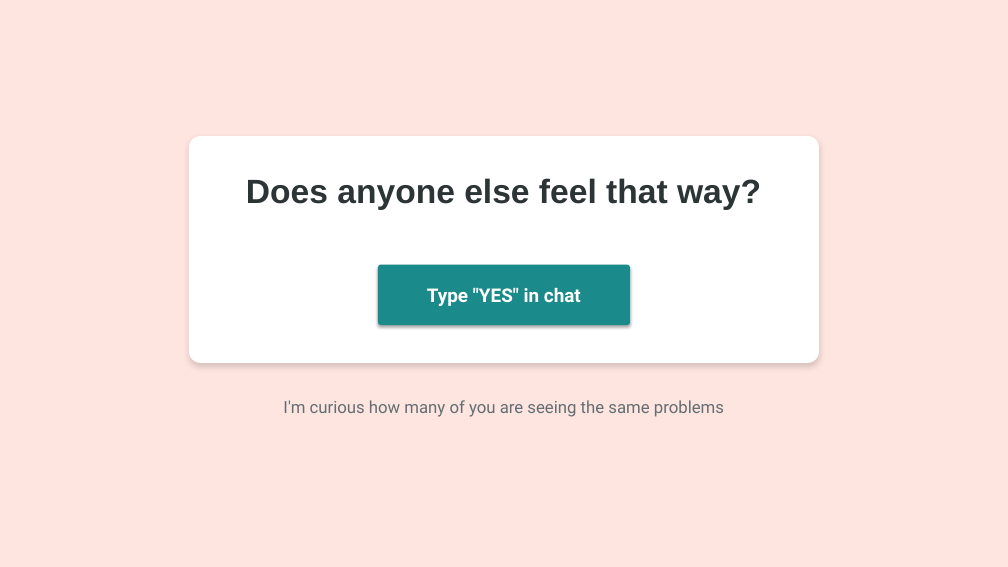
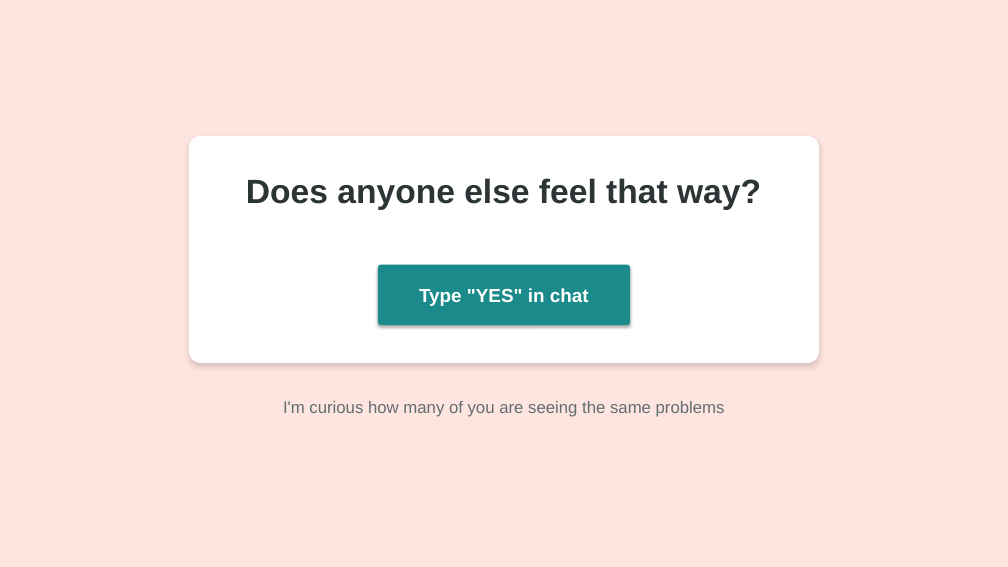
Before and after one commit to seeeadd/webby-slides-bailey, a slide deck: slide 16 of Bailey_Etsy_Reset_Redesign_v1.pptx. Drawn at 1008x567 pixels with LibreOffice and Linux fonts; fonts in the diff are those of the drawing. Boxes give left, top, right and bottom in pixels: in the first picture for what was removed or moved away, otherwise in the second. Text is boxed around its words. In the diff, an @@ line names an element or a change of style, - is before the commit and + after.

```diff
--- a/Bailey_Etsy_Reset_Redesign_v1.pptx
+++ b/Bailey_Etsy_Reset_Redesign_v1.pptx
@@ rounded rectangle "Type "YES" in chat" at (x1=378, y1=265, x2=630, y2=325): font Roboto to Arial @@
@@ text "I'm curious how many of ..." at (x1=283, y1=401, x2=725, y2=417): font Roboto to Arial @@
```
Also in this commit, not shown: 15 other slides changed, 1 other file.
